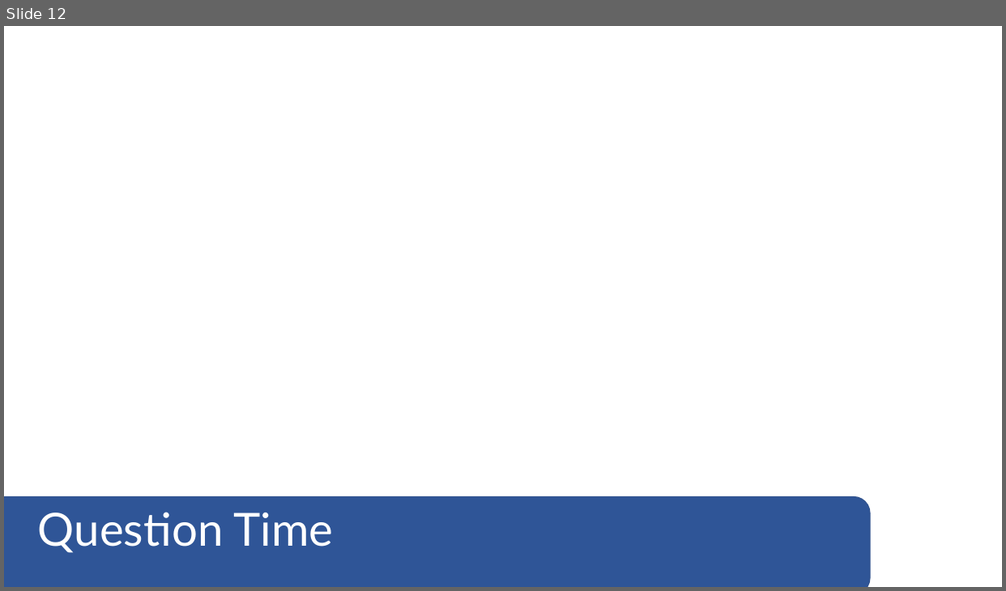
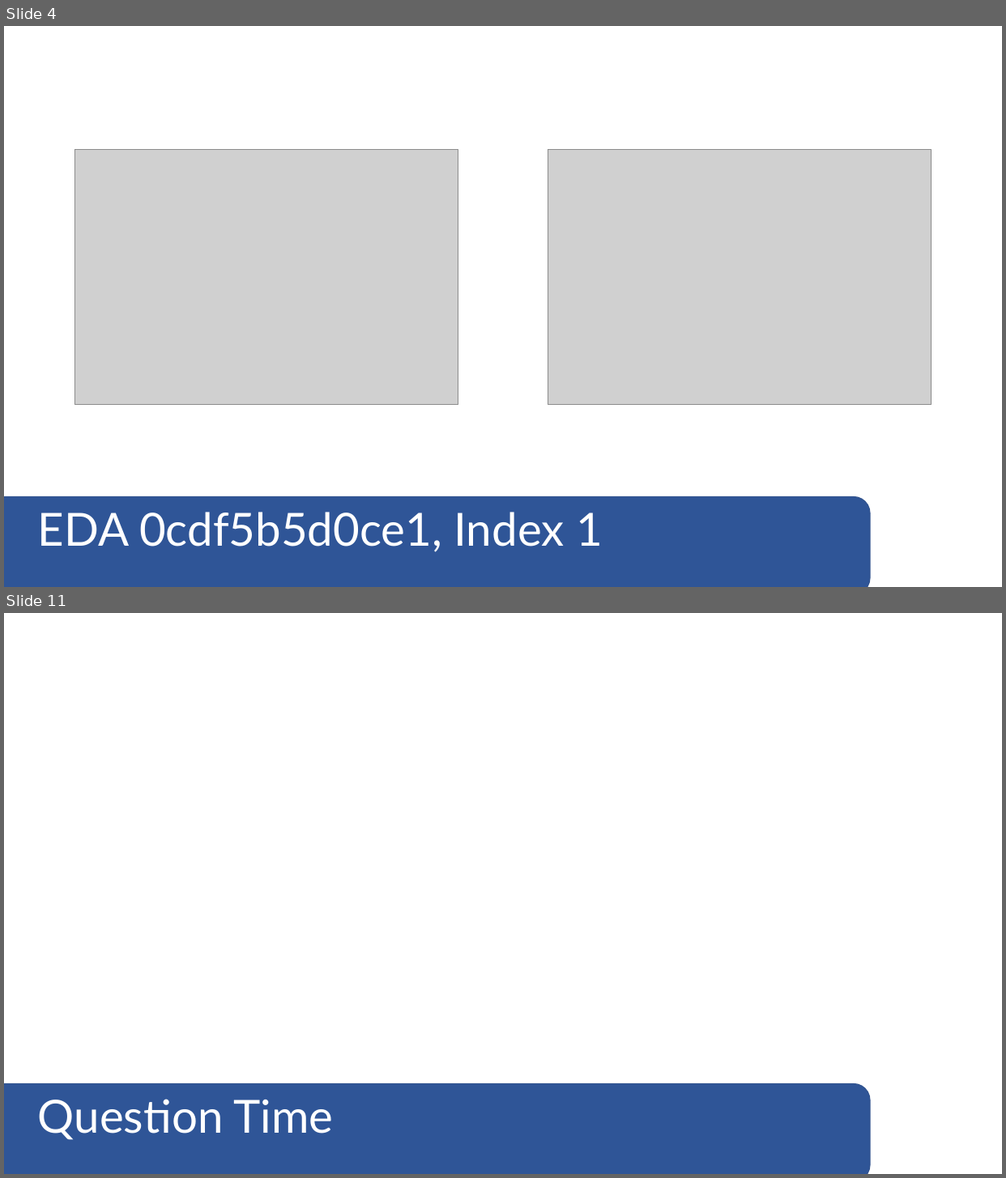
Before and after one commit to bchee1/GA-DSI, a slide deck: carvana-image-masking-challenge/Slides.pptx. Shown one above the other, each under a label of ours: slide 12 before the commit, slides 4 and 11 after it; the slides between them are not shown. The pictures are 1006x591 and 1006x1178 pixels, drawn with LibreOffice and Linux fonts; fonts in the diff are those of the drawing; grey boxes stand for pictures. Boxes give left, top, right and bottom in pixels: in the first picture for what was removed or moved away, otherwise in the second. Text is boxed around its words. In the diff, an @@ line names an element or a change of style, - is before the commit and + after.

```diff
--- a/carvana-image-masking-challenge/Slides.pptx
+++ b/carvana-image-masking-challenge/Slides.pptx
@@ slide 4 added at [4, 26, 1002, 587], background #FFFFFF @@
@@ picture added at [75, 149, 458, 405] @@
@@ picture added at [548, 149, 931, 405] @@
@@ rounded rectangle added at [4, 497, 870, 587], fill #2F5597, outline #325491 1 pt @@
@@ text added at [38, 512, 603, 552], 44 pt, text #FFFFFF @@
+EDA 0cdf5b5d0ce1, Index 1
@@ what was slide 12 is now slide 11 @@
```
Also in this commit, not shown: 2 slides changed, 9 other slides added, 11 slides removed, 2 other files.
